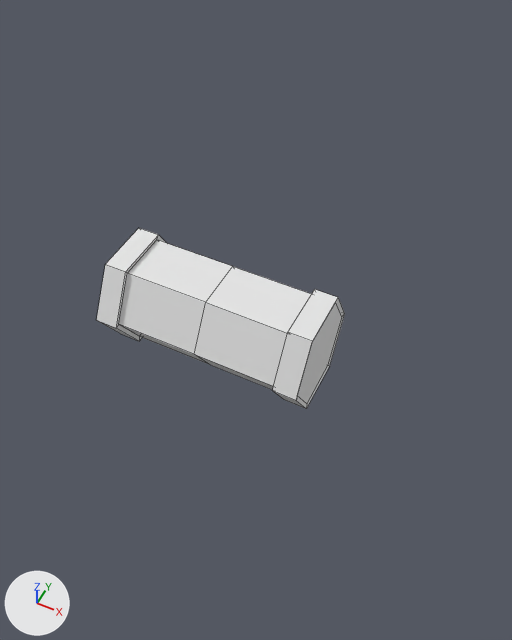
Before and after pictures for a commit that changed the FBX model Art Folder/Pipes.fbx.
Camera for both pictures: a 50 mm camera at (3.52, -11.6, 9.78) aimed at (-0.84, -2.88, -1.13). The lights are fixed; the arrows at lower left show +X, +Y and +Z. Mesh edges are drawn as thin lines. Where no turn or scale is listed for an object, it has been applied to the vertices.

In view in the first picture: 'Pipe'.
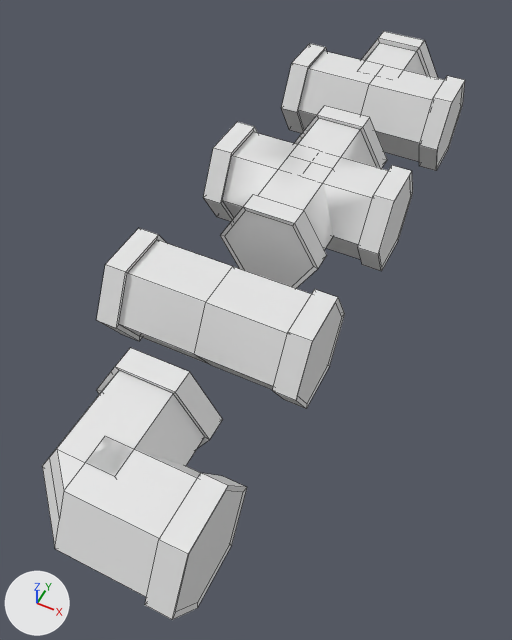
The newer file is also rescaled (x0.248), turned or shifted as a whole; pictures and numbers use the older file's frame.

What differs and where, as boxes (x1, y1, x2, y2) in the pictures (512 x 640 px):
'ElbowPipe', added
    after: (43, 348, 247, 620)
'XPipe', added
    after: (203, 106, 413, 288)
'TPipe', added
    after: (281, 31, 465, 171)

Patch to the scene script:
```diff
--- a/Art Folder/Pipes.fbx.py
+++ b/Art Folder/Pipes.fbx.py
@@ mat_material_003 @@
+mat_material_003 = principled_material('Material.003')
+mat_material_003.base_color = (0.8, 0.8, 0.8)  # white #e7e7e7
@@ mat_material_001 @@
+mat_material_001 = principled_material('Material.001')
+mat_material_001.base_color = (0.8, 0.8, 0.8)  # white #e7e7e7
@@ mat_material_004 @@
+mat_material_004 = principled_material('Material.004')
+mat_material_004.base_color = (0.8, 0.8, 0.8)  # white #e7e7e7
@@ me_cylinder_011 @@
+me_cylinder_011.from_pydata(...)  # 70 vertices, 58 faces; spans x -1.1..2.02, y -2.1..1.02, z -0.95..0.95
+me_cylinder_011.materials.append(mat_material_003)  # its picture is missing
@@ me_cylinder_004 @@
+me_cylinder_004.from_pydata(...)  # 108 vertices, 102 faces; spans x -2.02..2.02, y -2.02..2.02, z -0.95..0.95
+me_cylinder_004.materials.append(mat_material_001)  # its picture is missing
@@ me_cylinder_007 @@
+me_cylinder_007.from_pydata(...)  # 90 vertices, 78 faces; spans x -2.02..2.02, y -1.1..2.02, z -0.95..0.95
+me_cylinder_007.materials.append(mat_material_004)  # its picture is missing
@@ ob_elbowpipe @@
+ob_elbowpipe = bpy.data.objects.new('ElbowPipe', me_cylinder_011)
+ob_elbowpipe.location = (-1.0, -7.0, 0.0)
@@ ob_xpipe @@
+ob_xpipe = bpy.data.objects.new('XPipe', me_cylinder_004)
+ob_xpipe.location = (-1.0, 0.0, 0.0)
@@ ob_tpipe @@
+ob_tpipe = bpy.data.objects.new('TPipe', me_cylinder_007)
+ob_tpipe.location = (-1.0, 4.0, 0.0)
```
